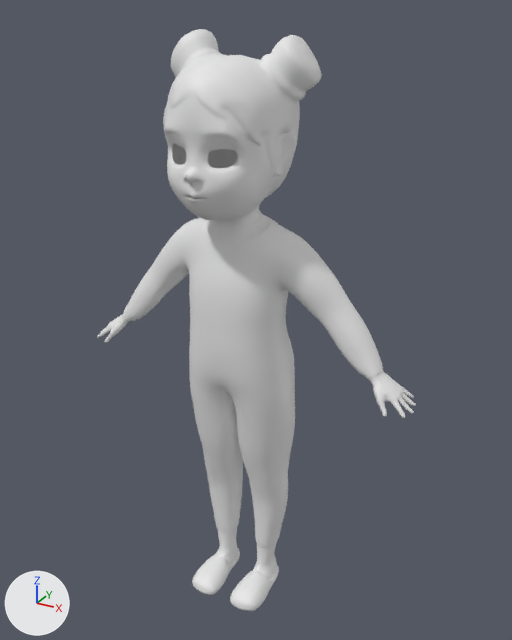
Renders of the FBX model 01_WorkInProgress/02_Prod/Character_Alice/lowpoly.fbx from each side of a commit.
Both versions are drawn from a 50 mm lens placed at (0.655, -1.119, 1.223), pointed at (0.029, 0.02, 0.654). The lights are fixed; the arrows at lower left show +X, +Y and +Z. Vertices at the same position are counted once.

Names of what the first picture shows: 'lowpoly'.
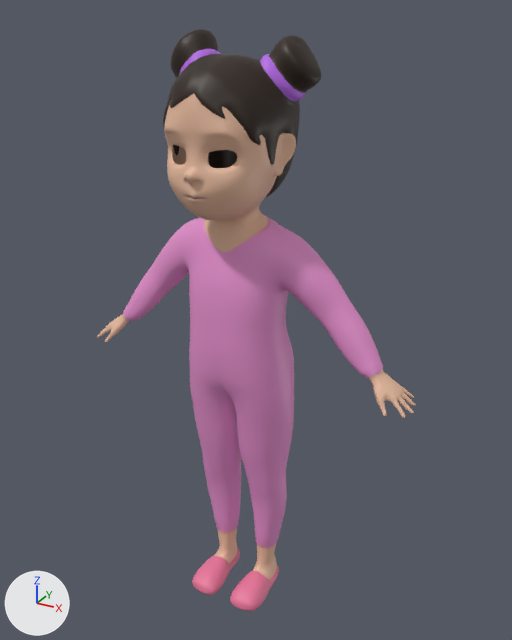
Location of each change, [x1, y1, x2, y2] in pixels of the pictures (512 x 640 px; the box of a moved part takes in the faces that stretch with it):
part 1 of me_plane_007, moved or reshaped
    both: [97, 42, 416, 549]
part 2 of me_plane_007, recoloured (grey to pink)
    both: [127, 196, 380, 548]
part 3 of me_plane_007, recoloured (grey to beige)
    both: [108, 93, 405, 579]
part 4 of me_plane_007, recoloured (grey to black)
    both: [163, 29, 322, 198]
part 5 of me_plane_007, recoloured (white to pink)
    both: [192, 548, 279, 611]
part 6 of me_plane_007, recoloured (white to purple)
    both: [180, 49, 305, 101]

What changed in the scene script:
```text
Add mat_material_003:
    mat_material_003 = principled_material('Material.003')
    mat_material_003.base_color = (0.8, 0.185, 0.327)  # pink #e7779b
Add mat_material:
    mat_material = principled_material('Material')
    mat_material.base_color = (0.801, 0.286, 0.623)  # pink #e792cf
Add mat_material_002:
    mat_material_002 = principled_material('Material.002')
    mat_material_002.base_color = (0.0219, 0.00951, 0.003)  # black #29190a
Add mat_material_004:
    mat_material_004 = principled_material('Material.004')
    mat_material_004.base_color = (0.465, 0.135, 0.801)  # purple #b667e7
Add mat_material_001:
    mat_material_001 = principled_material('Material.001')
    mat_material_001.base_color = (0.8, 0.491, 0.344)  # beige #e7ba9e
Change me_plane_007:
    used by ob_lowpoly; location = (0.0, 0.0, 0.0)
    remove me_plane_007.from_pydata(...)  # 14790 vertices, 14776 faces; spans x -0.367..0.367, y -0.157..0.104, z -0.003..1.19
    add me_plane_007.from_pydata(...)  # 15113 vertices, 15104 faces; spans x -0.367..0.367, y -0.157..0.102, z -0.003..1.19
    me_plane_007 part 1: 135 vertices moved within x -0.363..0.363, y -0.126..0.059, z 0.107..1.167; 3853 vertices removed from x -0.366..0.366, y -0.15..0.104, z 0.089..1.166; 4176 vertices added at x -0.365..0.365, y -0.151..0.102, z 0.089..1.167
    me_plane_007 part 2: 2840 faces spanning x -0.288..0.288, y -0.144..0.076, z 0.103..0.955 switch from no material to mat_material (pink #e792cf)
    me_plane_007 part 3: 3564 faces spanning x -0.367..0.367, y -0.157..0.058, z 0.015..1.1 switch from no material to mat_material_001 (beige #e7ba9f)
    me_plane_007 part 4: 1680 faces spanning x -0.137..0.145, y -0.139..0.1, z 0.89..1.19 switch from no material to mat_material_002 (black #29190a)
    me_plane_007 part 5: 1380 faces spanning x -0.088..0.088, y -0.097..0.062, z -0.003..0.043 switch from no material to mat_material_003 (pink #e7779b)
    me_plane_007 part 6: 222 faces spanning x -0.115..0.122, y -0.037..0.061, z 1.078..1.159 switch from no material to mat_material_004 (purple #b567e7)
```
